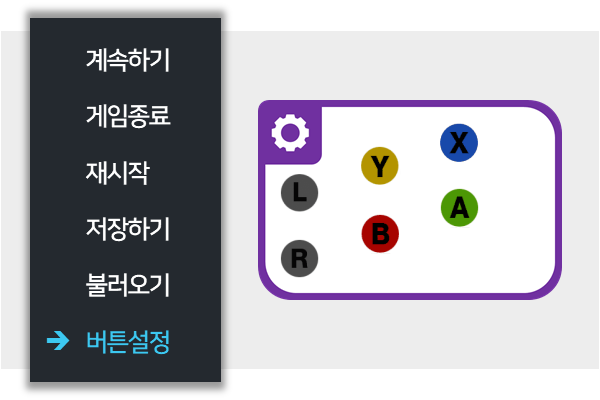
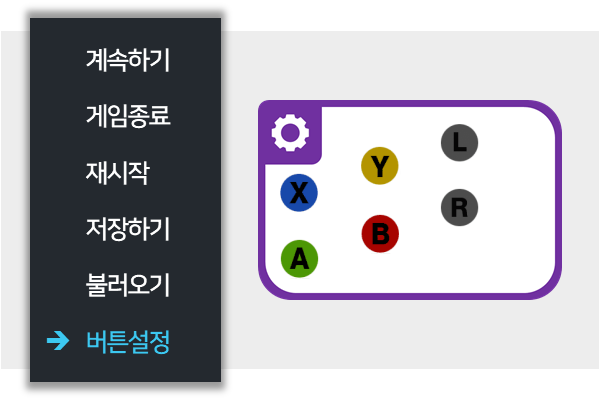
Before/after of a w=600, h=400 layered artwork. What changed in the layer stack:
hid "layout3.png" over [280, 123, 479, 278]
showed "layout1.png" over [280, 124, 479, 279]
